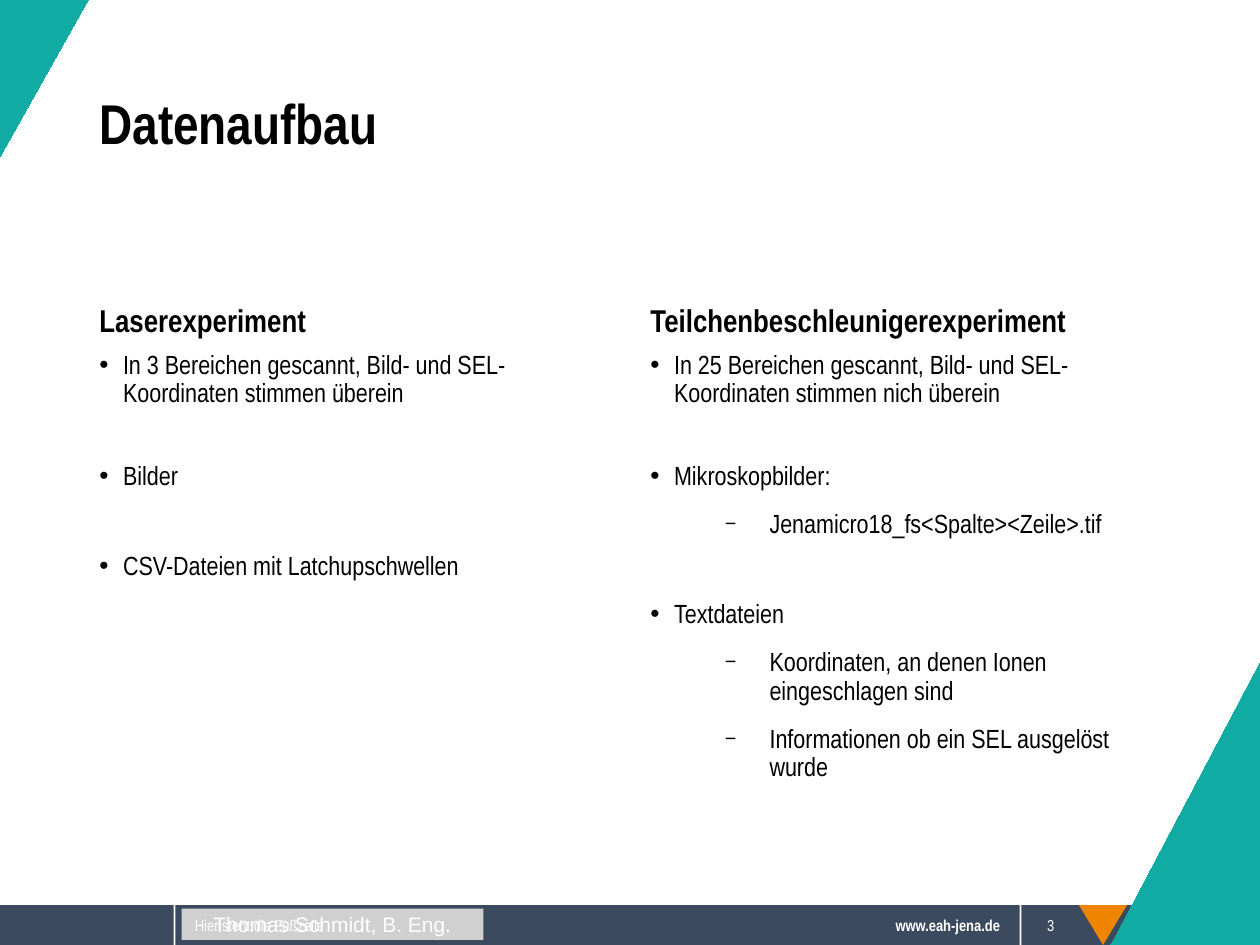
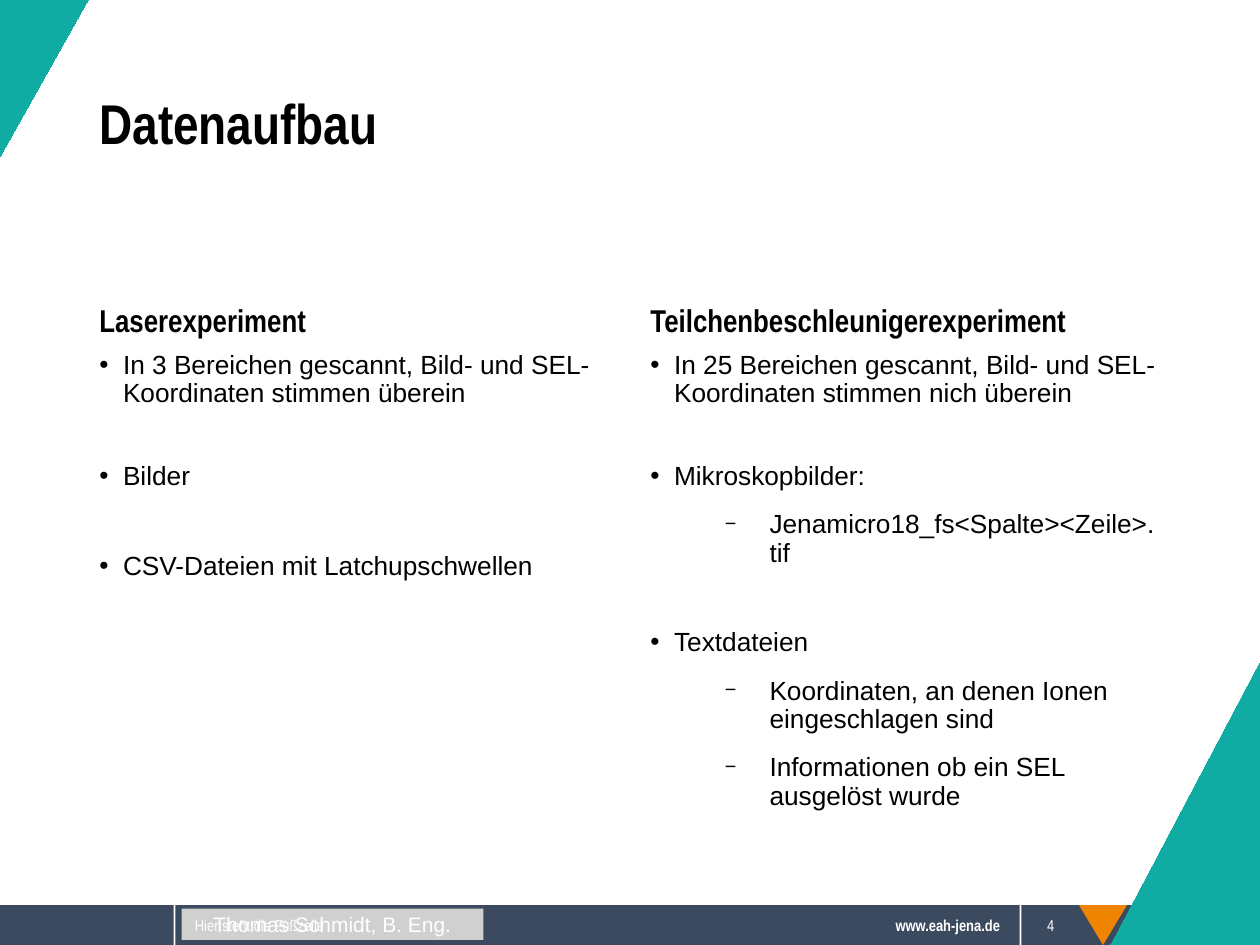
Before and after one commit to Sappy5053/Komplexpraktikum, a slide deck: slide 4 of Präsentation.odp (slide 3 before the commit). Drawn at 1260x945 pixels with LibreOffice and Linux fonts; fonts in the diff are those of the drawing; grey boxes stand for pictures; background and template pictures are left out. Boxes give left, top, right and bottom in pixels: in the first picture for what was removed or moved away, otherwise in the second. Text is boxed around its words. In the diff, an @@ line names an element or a change of style, - is before the commit and + after.

Commit message:
changed font to Liberation Sans

```diff
--- a/Präsentation.odp
+++ b/Präsentation.odp
@@ text "In 3 Bereichen gescannt, Bild- ..." at <box>123,355,589,580</box>: font Arial Narrow to Arial @@
@@ text "In 25 Bereichen gescannt, Bild- ..." at <box>674,355,1155,810</box>: font Arial Narrow to Arial @@
@@ page number at <box>1047,920,1054,931</box>: text changed @@
-3
+4
```
Also in this commit, not shown: 14 other slides changed, 1 slide added.
